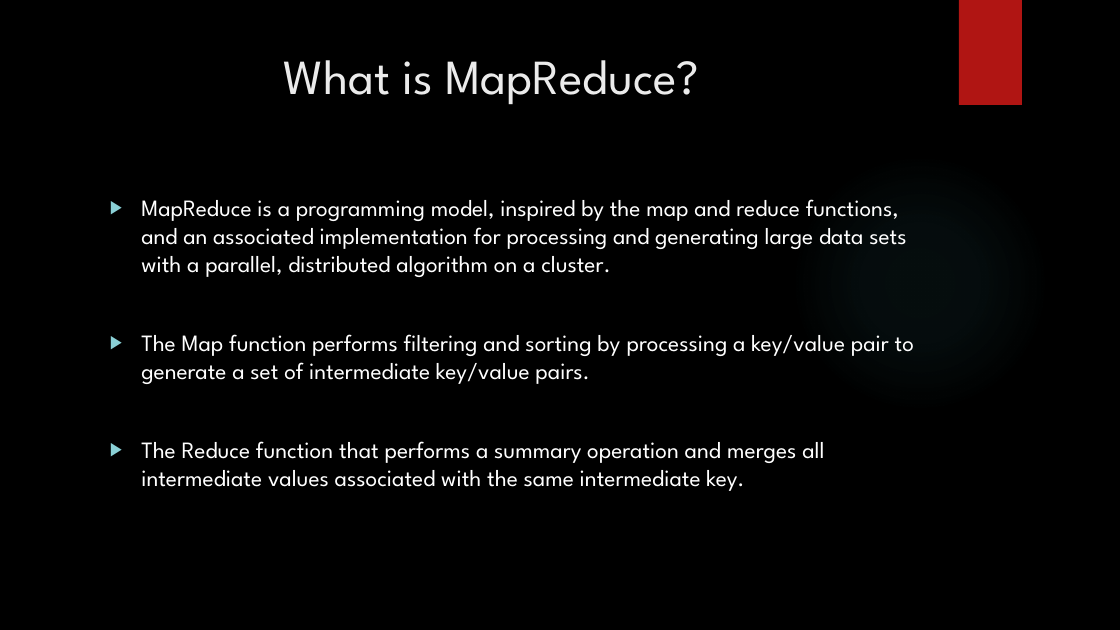
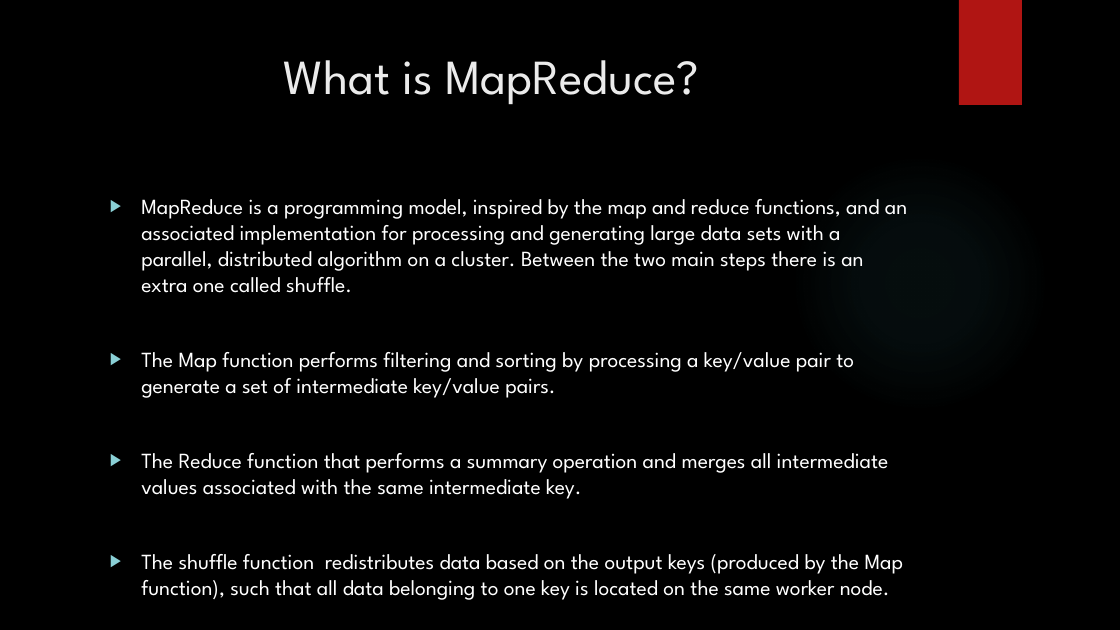
Before and after one commit to Mouzician/ESOF, a slide deck: slide 3 of PPTESOF.pptx (slide 2 before the commit). Drawn at 1120x630 pixels with LibreOffice and Linux fonts; fonts in the diff are those of the drawing; background and template pictures are left out. Boxes give left, top, right and bottom in pixels: in the first picture for what was removed or moved away, otherwise in the second. Text is boxed around its words. In the diff, an @@ line names an element or a change of style, - is before the commit and + after.

```diff
--- a/PPTESOF.pptx
+++ b/PPTESOF.pptx
@@ text at box(141, 199, 907, 293): text changed; size 20 to 18.5 pt @@
-▶ MapReduce is a programming model, inspired by the map and reduce functions, and an associated implementation for processing and generating large data sets with a parallel, distributed algorithm on a cluster.
+▶ MapReduce is a programming model, inspired by the map and reduce functions, and an associated implementation for processing and generating large data sets with a parallel, distributed algorithm on a cluster. Between the two main steps there is an extra one called shuffle.
@@ text at box(141, 352, 889, 499): size 20 to 18.5 pt in "The Map function performs filtering and sorting ...", "The Reduce function that performs a summary ..." @@
@@ text at box(141, 554, 904, 600): paragraph added @@
+▶ The shuffle function redistributes data based on the output keys (produced by the Map function), such that all data belonging to one key is located on the same worker node.
```
Also in this commit, not shown: 1 other slide changed, 4 slides added, 1 slide removed, 9 other files.
